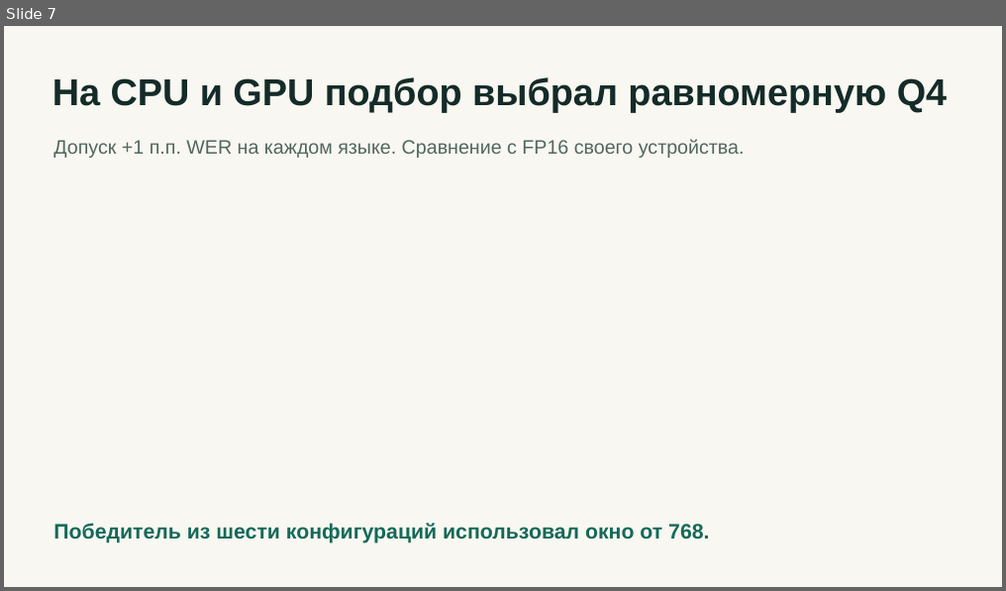
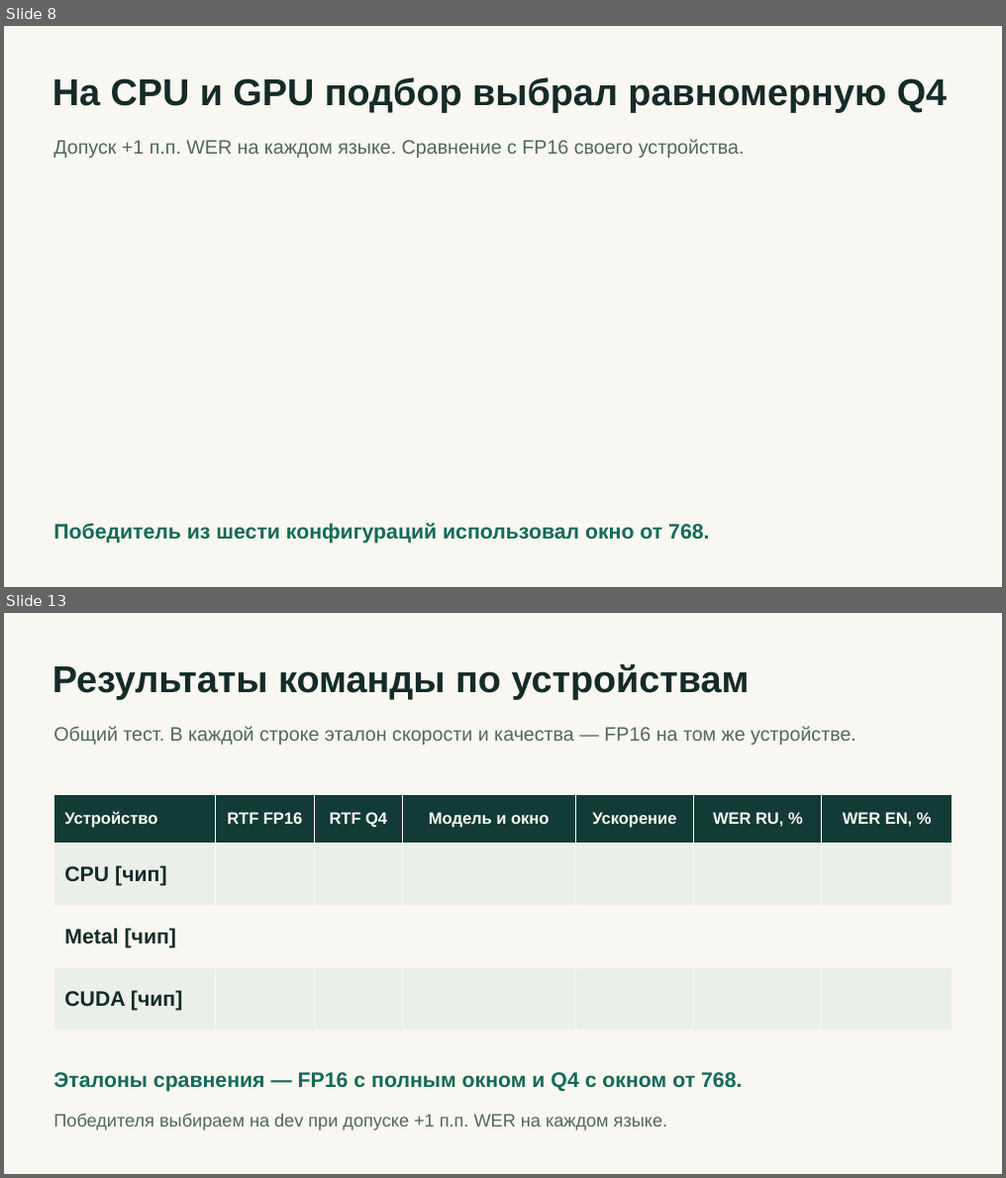
Before and after one commit to mnenadoeloo/EDLM_Whisper_Boost, a slide deck: results/whisper-small.pptx. Shown one above the other, each under a label of ours: slide 7 before the commit, slides 8 and 13 after it; the slides between them are not shown. The pictures are 1006x591 and 1006x1178 pixels, drawn with LibreOffice and Linux fonts; fonts in the diff are those of the drawing. Boxes give left, top, right and bottom in pixels: in the first picture for what was removed or moved away, otherwise in the second. Text is boxed around its words. In the diff, an @@ line names an element or a change of style, - is before the commit and + after.

```diff
--- a/results/whisper-small.pptx
+++ b/results/whisper-small.pptx
@@ slide 13 added at box(4, 613, 1002, 1174), background #F8F7F1 @@
@@ text added at box(53, 664, 749, 699), 36 pt, text #142B28, bold @@
+Результаты команды по устройствам
@@ text added at box(54, 726, 856, 745), 18.8 pt, text #52675E @@
+Общий тест. В каждой строке эталон скорости и качества — FP16 на том же устройстве.
@@ table added at box(54, 795, 952, 1031), 4 rows, 7 columns @@
+Устройство | RTF FP16 | RTF Q4 | Модель и окно | Ускорение | WER RU, % | WER EN, %
+CPU [чип] |  |  |  |  |  | 
+Metal [чип] |  |  |  |  |  | 
+CUDA [чип] |  |  |  |  |  | 
@@ text added at box(54, 1072, 742, 1092), 20.2 pt, text #146958, bold @@
+Эталоны сравнения — FP16 с полным окном и Q4 с окном от 768.
@@ text added at box(54, 1114, 667, 1131), 17.2 pt, text #52675E @@
+Победителя выбираем на dev при допуске +1 п.п. WER на каждом языке.
@@ what was slide 7 is now slide 8 @@
```
Also in this commit, not shown: 4 slides changed, 5 other slides added, 2 slides removed, 16 other files.
